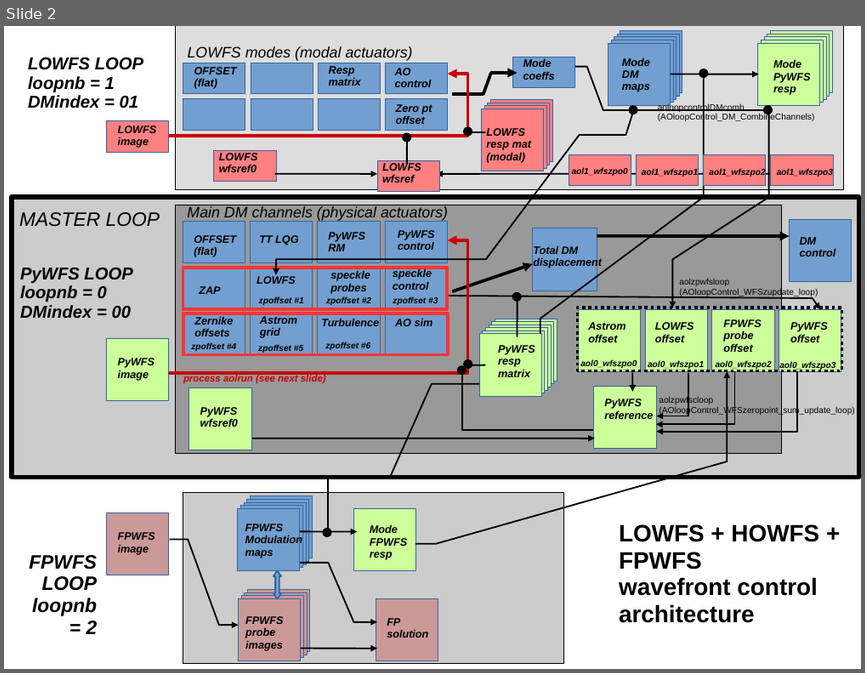
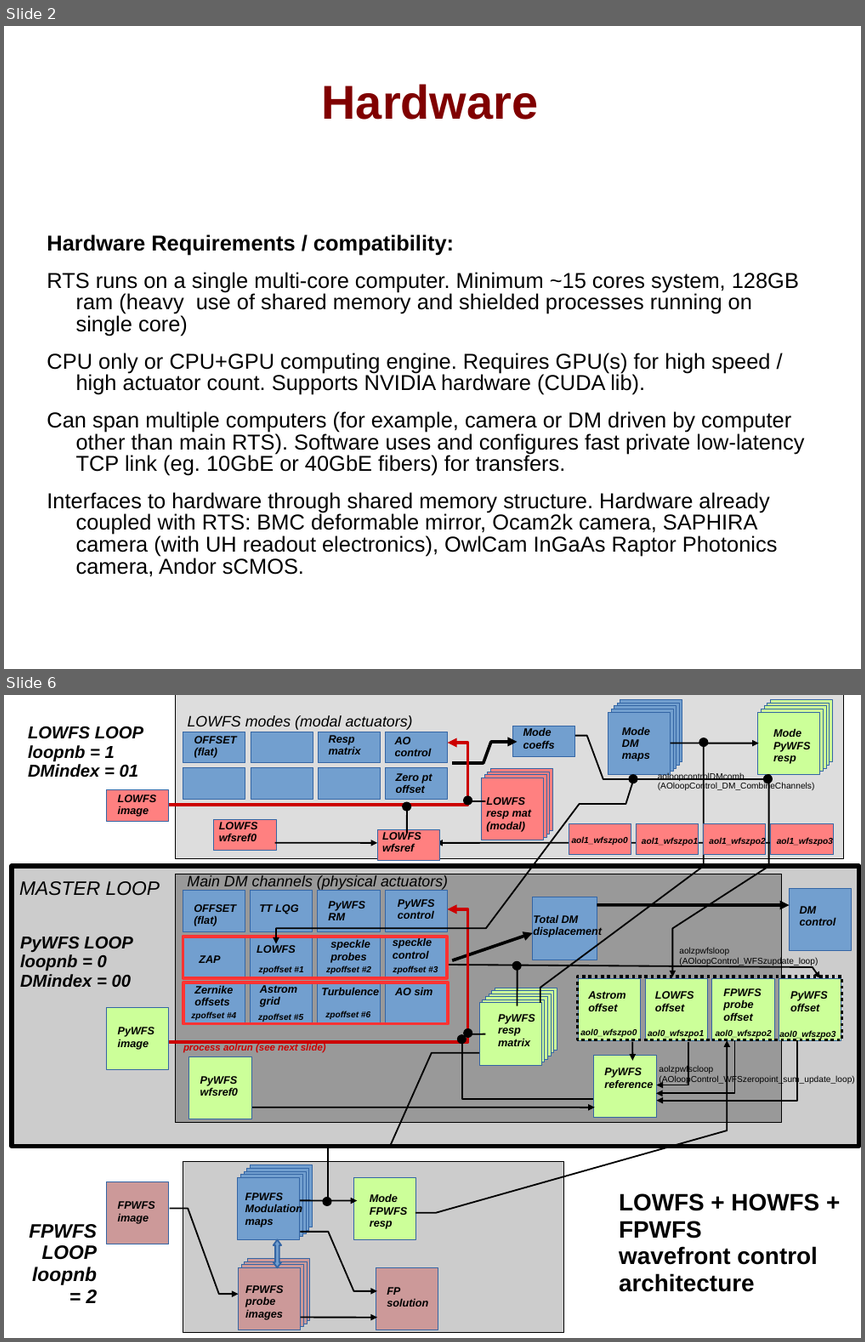
Before and after one commit to oguyon/Cfits, a slide deck: src/AOloopControl/doc/AOloopControl_figs.ppt. Shown one above the other, each under a label of ours: slide 2 before the commit, slides 2 and 6 after it; the slides between them are not shown. The pictures are 865x673 and 865x1342 pixels, drawn with LibreOffice and Linux fonts; fonts in the diff are those of the drawing. Boxes give left, top, right and bottom in pixels: in the first picture for what was removed or moved away, otherwise in the second. Text is boxed around its words. In the diff, an @@ line names an element or a change of style, - is before the commit and + after.

```diff
--- a/src/AOloopControl/doc/AOloopControl_figs.ppt
+++ b/src/AOloopControl/doc/AOloopControl_figs.ppt
@@ slide 2 added at [4,26,861,669], background #FFFFFF @@
@@ title added at [322,84,539,120], 44 pt, text #800000, bold @@
+Hardware
@@ text added at [46,234,804,577], 20 pt, text #000000 @@
+Hardware Requirements / compatibility:
+RTS runs on a single multi-core computer. Minimum ~15 cores system, 128GB ram (heavy use of shared memory and shielded processes running on single core)
+CPU only or CPU+GPU computing engine. Requires GPU(s) for high speed / high actuator count. Supports NVIDIA hardware (CUDA lib).
+Can span multiple computers (for example, camera or DM driven by computer other than main RTS). Software uses and configures fast private low-latency TCP link (eg. 10GbE or 40GbE fibers) for transfers.
+Interfaces to hardware through shared memory structure. Hardware already coupled with RTS: BMC deformable mirror, Ocam2k camera, SAPHIRA camera (with UH readout electronics), OwlCam InGaAs Raptor Photonics camera, Andor sCMOS.
@@ what was slide 2 is now slide 6 @@
```
Also in this commit, not shown: 2 slides changed, 3 other slides added.
